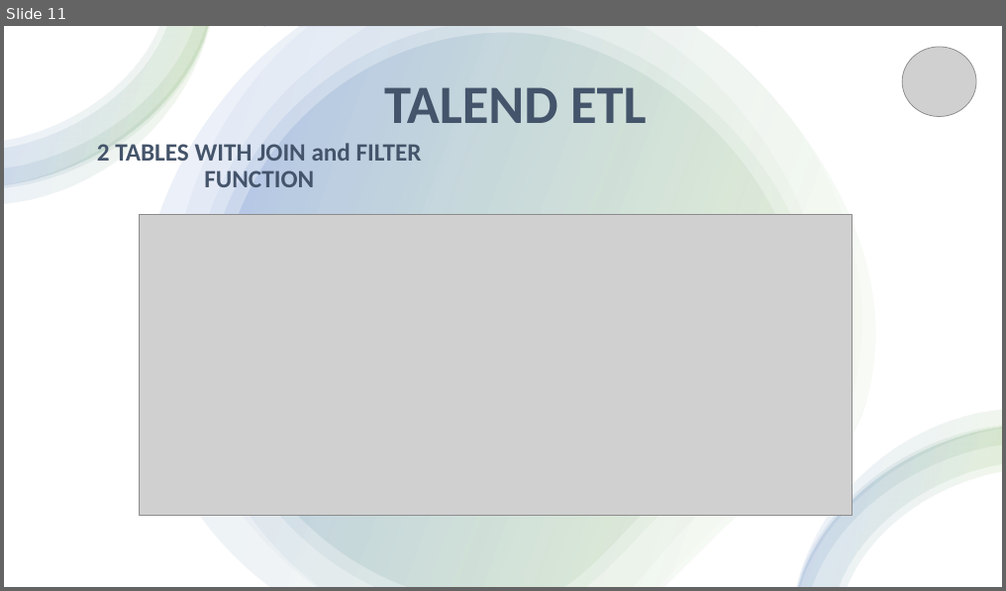
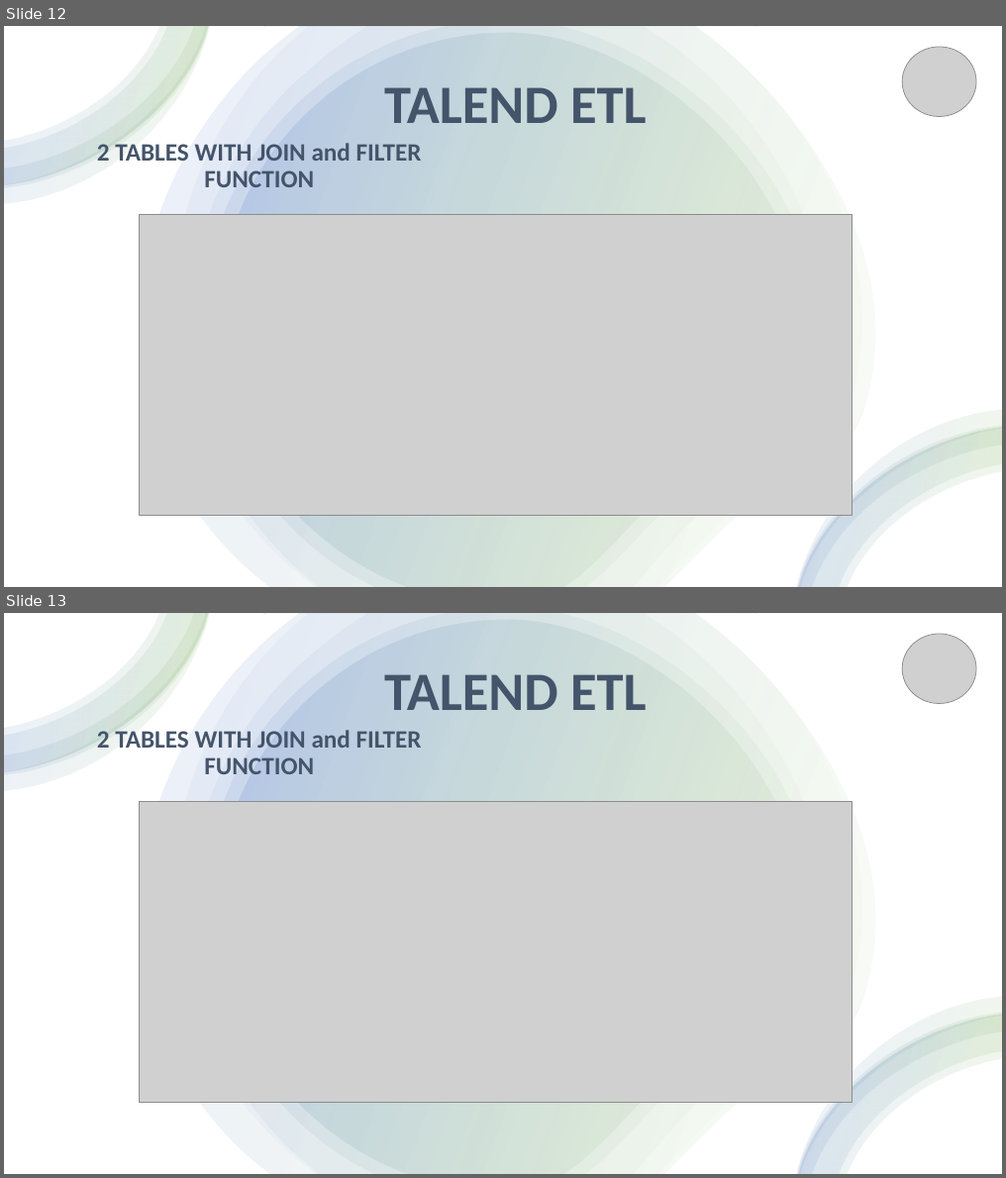
Before and after one commit to ileri-seviye-mssql-oracle-sql-bootcamp/oracle-proje-hello-data, a slide deck: ORACLE SQL PROJECT.pptx. Shown one above the other, each under a label of ours: slide 11 before the commit, slides 12 and 13 after it. The pictures are 1006x591 and 1006x1178 pixels, drawn with LibreOffice and Linux fonts; fonts in the diff are those of the drawing; grey boxes stand for pictures; background and template pictures are left out. Boxes give left, top, right and bottom in pixels: in the first picture for what was removed or moved away, otherwise in the second. Text is boxed around its words. In the diff, an @@ line names an element or a change of style, - is before the commit and + after.

```diff
--- a/ORACLE SQL PROJECT.pptx
+++ b/ORACLE SQL PROJECT.pptx
@@ slide 13 added at bbox=[4, 613, 1002, 1174], background picture (left out) @@
@@ rectangle added at bbox=[4, 613, 1002, 1174], fill #FFFFFF @@
@@ group added at bbox=[4, 613, 210, 790]: 4 freeform shapes @@
@@ group added at bbox=[111, 613, 911, 1174]: 7 freeform shapes @@
@@ freeform shape added at bbox=[127, 613, 894, 1174], fill gradient #70AD47 to #4472C4 @@
@@ picture added at bbox=[902, 634, 976, 703] @@
@@ text added at bbox=[384, 674, 647, 710], 52 pt, text #44546A, bold @@
+TALEND ETL
@@ title added at bbox=[97, 728, 422, 781], 24 pt, text #44546A, bold @@
+2 TABLES WITH JOIN and FILTER FUNCTION
@@ picture added at bbox=[140, 802, 852, 1103] @@
@@ group added at bbox=[797, 996, 1002, 1174]: 4 freeform shapes @@
@@ what was slide 11 is now slide 12 @@
```
Also in this commit, not shown: 3 other slides added.
